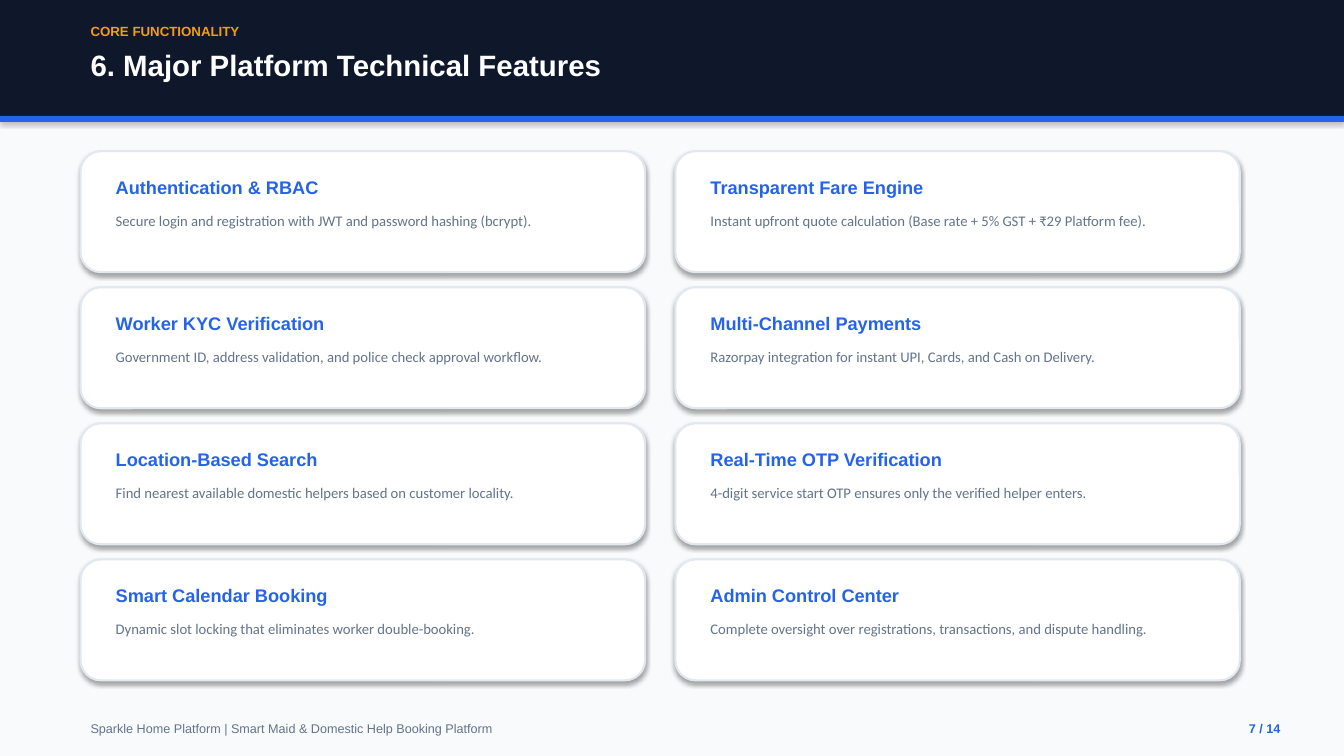
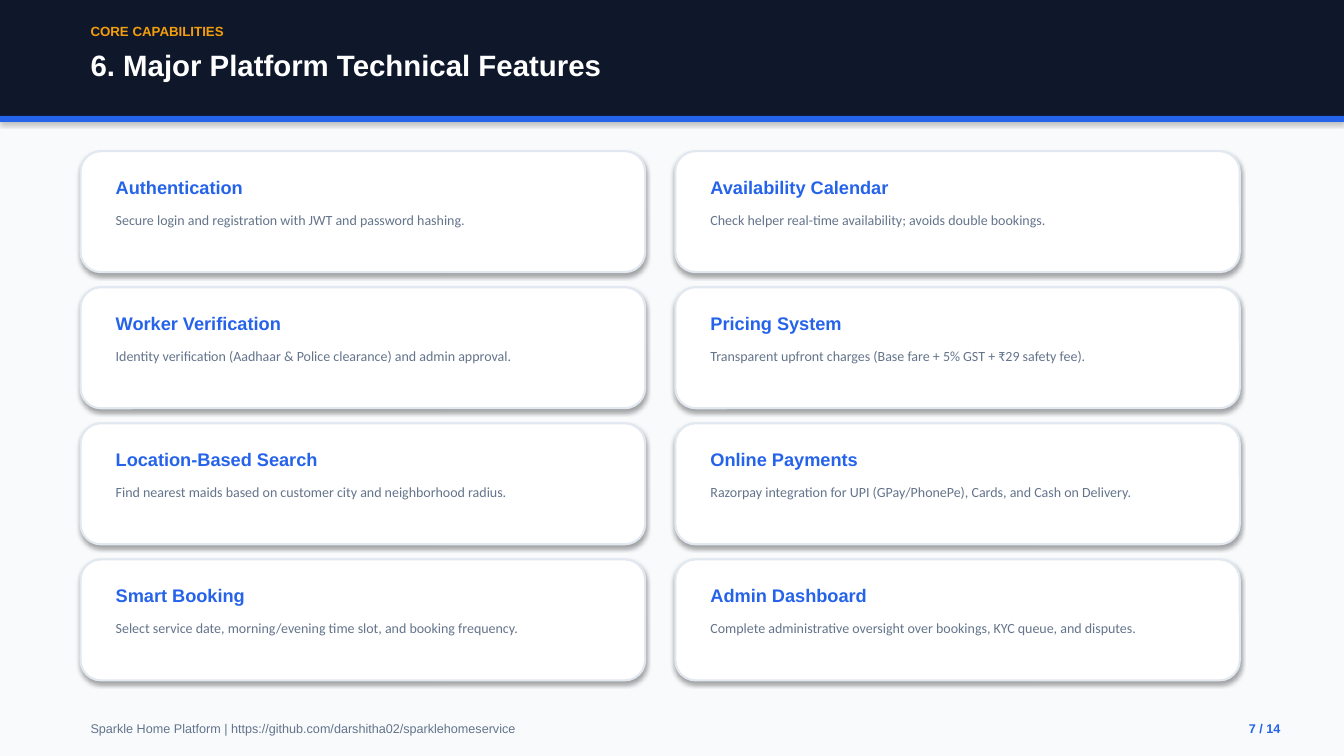
Before and after one commit to darshitha02/sparklehomeservice, a slide deck: slide 7 of SparkleHome_Domestic_Services_Presentation.pptx. Drawn at 1344x756 pixels with LibreOffice and Linux fonts; fonts in the diff are those of the drawing. Boxes give left, top, right and bottom in pixels: in the first picture for what was removed or moved away, otherwise in the second. Text is boxed around its words. In the diff, an @@ line names an element or a change of style, - is before the commit and + after.

```diff
--- a/SparkleHome_Domestic_Services_Presentation.pptx
+++ b/SparkleHome_Domestic_Services_Presentation.pptx
@@ text at (91, 26, 224, 36): text changed @@
-CORE FUNCTIONALITY
+CORE CAPABILITIES
@@ text at (116, 180, 243, 194): text changed @@
-Authentication & RBAC
+Authentication
@@ text at (710, 180, 889, 198): text changed @@
-Transparent Fare Engine
+Availability Calendar
@@ text at (116, 215, 464, 228): text changed; size 10.5 to 10 pt @@
-Secure login and registration with JWT and password hashing (bcrypt).
+Secure login and registration with JWT and password hashing.
@@ text at (710, 215, 1045, 228): text changed; size 10.5 to 10 pt @@
-Instant upfront quote calculation (Base rate + 5% GST + ₹29 Platform fee).
+Check helper real-time availability; avoids double bookings.
@@ text at (116, 316, 281, 330): text changed @@
-Worker KYC Verification
+Worker Verification
@@ text at (710, 316, 842, 334): text changed @@
-Multi-Channel Payments
+Pricing System
@@ text at (116, 351, 511, 363): text changed; size 10.5 to 10 pt @@
-Government ID, address validation, and police check approval workflow.
+Identity verification (Aadhaar & Police clearance) and admin approval.
@@ text at (710, 351, 1086, 364): text changed; size 10.5 to 10 pt @@
-Razorpay integration for instant UPI, Cards, and Cash on Delivery.
+Transparent upfront charges (Base fare + 5% GST + ₹29 safety fee).
@@ text at (710, 452, 858, 470): text changed @@
-Real-Time OTP Verification
+Online Payments
@@ text at (116, 487, 506, 500): text changed; size 10.5 to 10 pt @@
-Find nearest available domestic helpers based on customer locality.
+Find nearest maids based on customer city and neighborhood radius.
@@ text at (710, 487, 1131, 500): text changed; size 10.5 to 10 pt @@
-4-digit service start OTP ensures only the verified helper enters.
+Razorpay integration for UPI (GPay/PhonePe), Cards, and Cash on Delivery.
@@ text at (116, 588, 245, 606): text changed @@
-Smart Calendar Booking
+Smart Booking
@@ text at (710, 588, 867, 602): text changed @@
-Admin Control Center
+Admin Dashboard
@@ text at (116, 623, 518, 636): text changed; size 10.5 to 10 pt @@
-Dynamic slot locking that eliminates worker double-booking.
+Select service date, morning/evening time slot, and booking frequency.
@@ text at (710, 623, 1136, 636): text changed; size 10.5 to 10 pt @@
-Complete oversight over registrations, transactions, and dispute handling.
+Complete administrative oversight over bookings, KYC queue, and disputes.
@@ text at (91, 724, 515, 736): text changed @@
-Sparkle Home Platform | Smart Maid & Domestic Help Booking Platform
+Sparkle Home Platform | https://github.com/darshitha02/sparklehomeservice
```
Also in this commit, not shown: 13 other slides changed, 3 other files.
